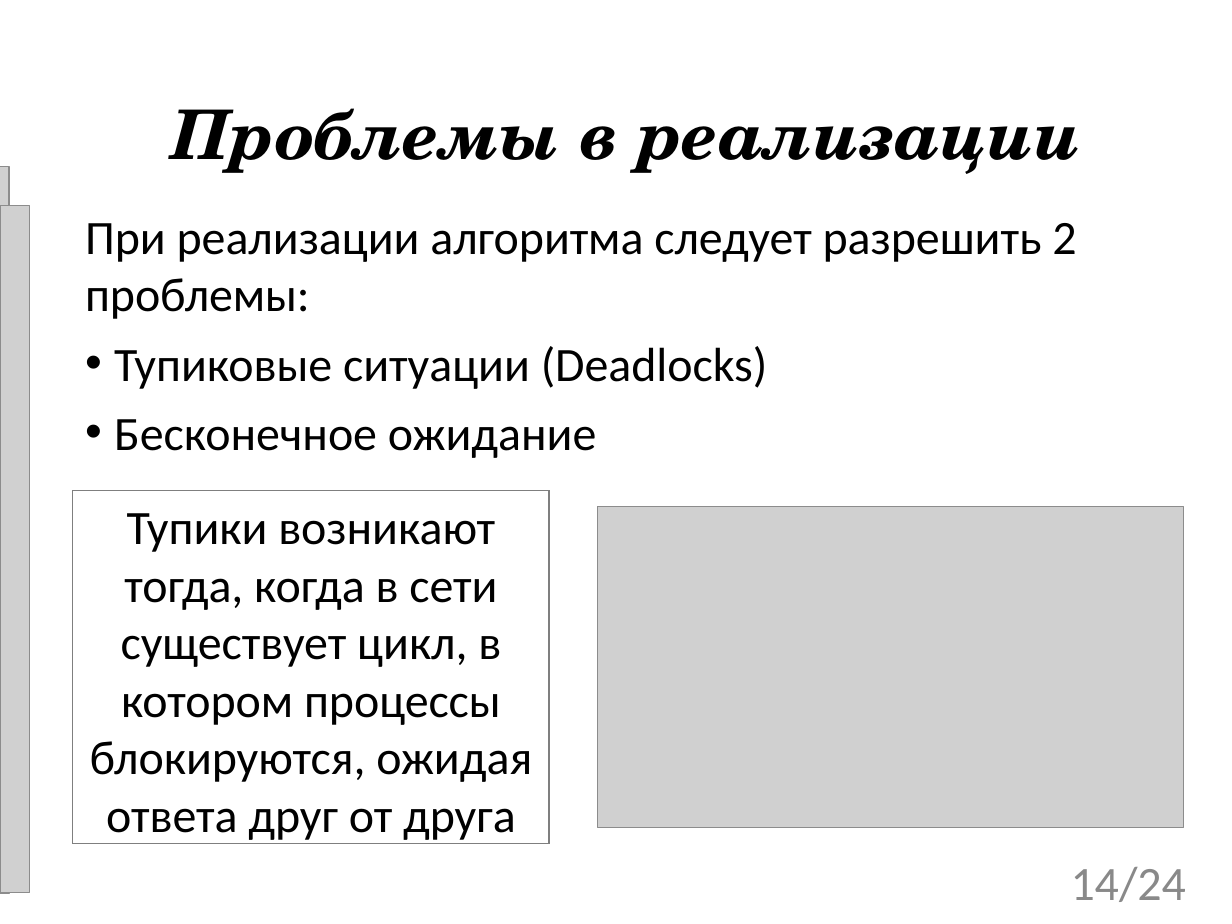
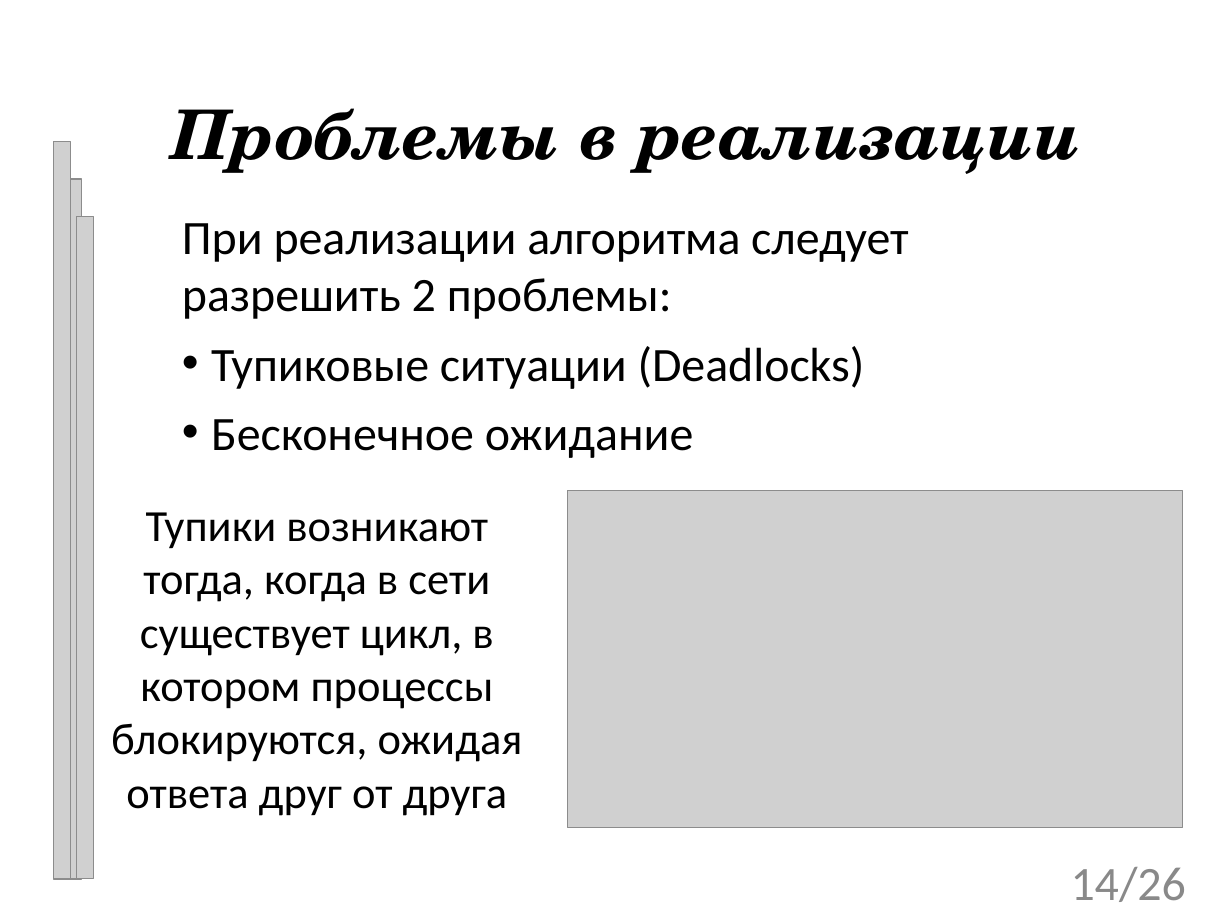
Before and after one commit to tom-trix/SynchAlgorithms, a slide deck: slide 14 of text/Mitrakov.ppt. Drawn at 1232x924 pixels with LibreOffice and Linux fonts; fonts in the diff are those of the drawing; grey boxes stand for pictures; background and template pictures are left out. Boxes give left, top, right and bottom in pixels: in the first picture for what was removed or moved away, otherwise in the second. Text is boxed around its words. In the diff, an @@ line names an element or a change of style, - is before the commit and + after.

```diff
--- a/text/Mitrakov.ppt
+++ b/text/Mitrakov.ppt
@@ picture added at bbox=[53, 142, 70, 878] @@
@@ picture: place and size @@
-picture at bbox=[0, 166, 9, 893]
+picture at bbox=[64, 179, 81, 878]
@@ subtitle "При реализации алгоритма следует разрешить ..." rewrapped from bbox=[85, 223, 1076, 458] to bbox=[182, 223, 908, 458] @@
@@ picture: place and size @@
-picture at bbox=[0, 206, 30, 893]
+picture at bbox=[76, 216, 94, 877]
@@ text "Тупики возникают тогда, когда в ...": place and size @@
-text "Тупики возникают тогда, когда в ..." at bbox=[73, 490, 549, 843]
+text "Тупики возникают тогда, когда в ..." at bbox=[111, 512, 523, 816]
@@ text "Тупики возникают тогда, когда в ..." at bbox=[111, 512, 523, 816]: size 28 to 26 pt; outline #7F7F7F 0.74 pt to none @@
@@ picture: place and size @@
-picture at bbox=[598, 506, 1184, 827]
+picture at bbox=[568, 490, 1183, 827]
@@ page number at bbox=[1071, 867, 1186, 902]: text changed @@
-14/24
+14/26
```
Also in this commit, not shown: 17 other slides changed, 8 slides added, 7 slides removed, 1 other file.
